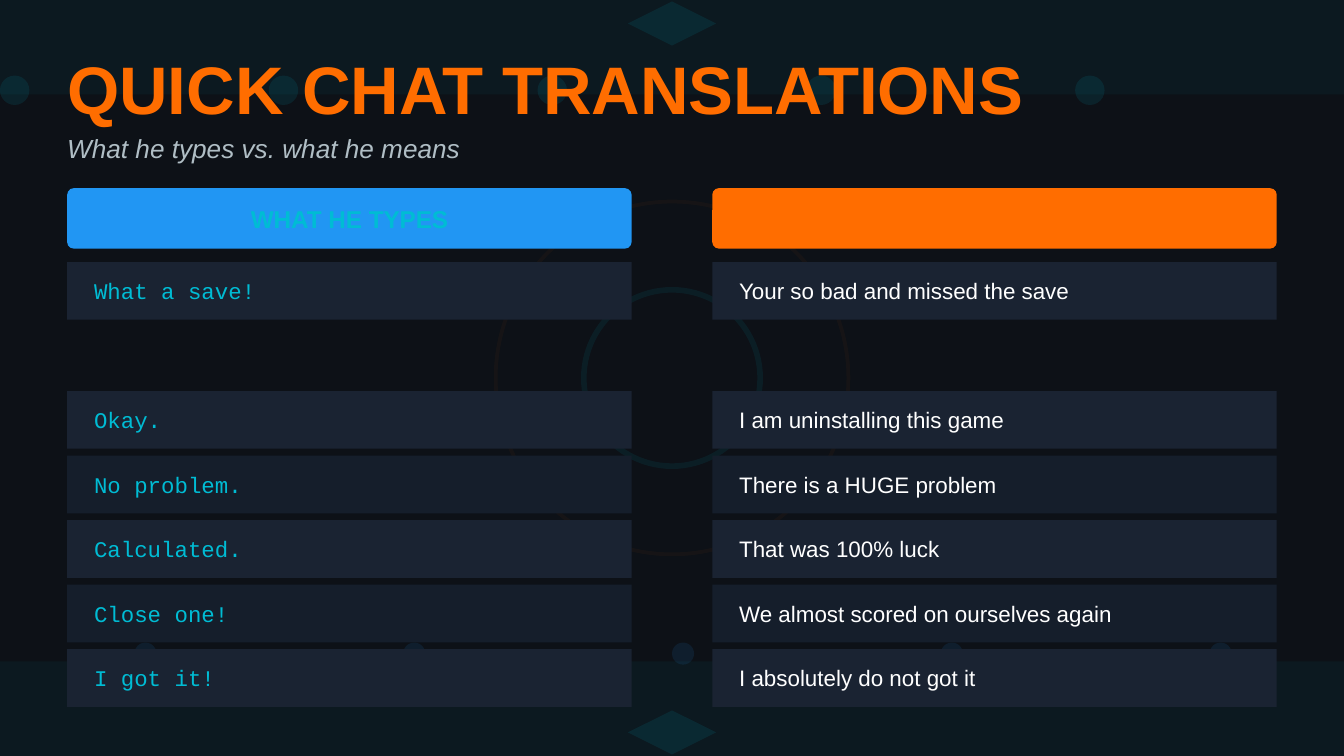
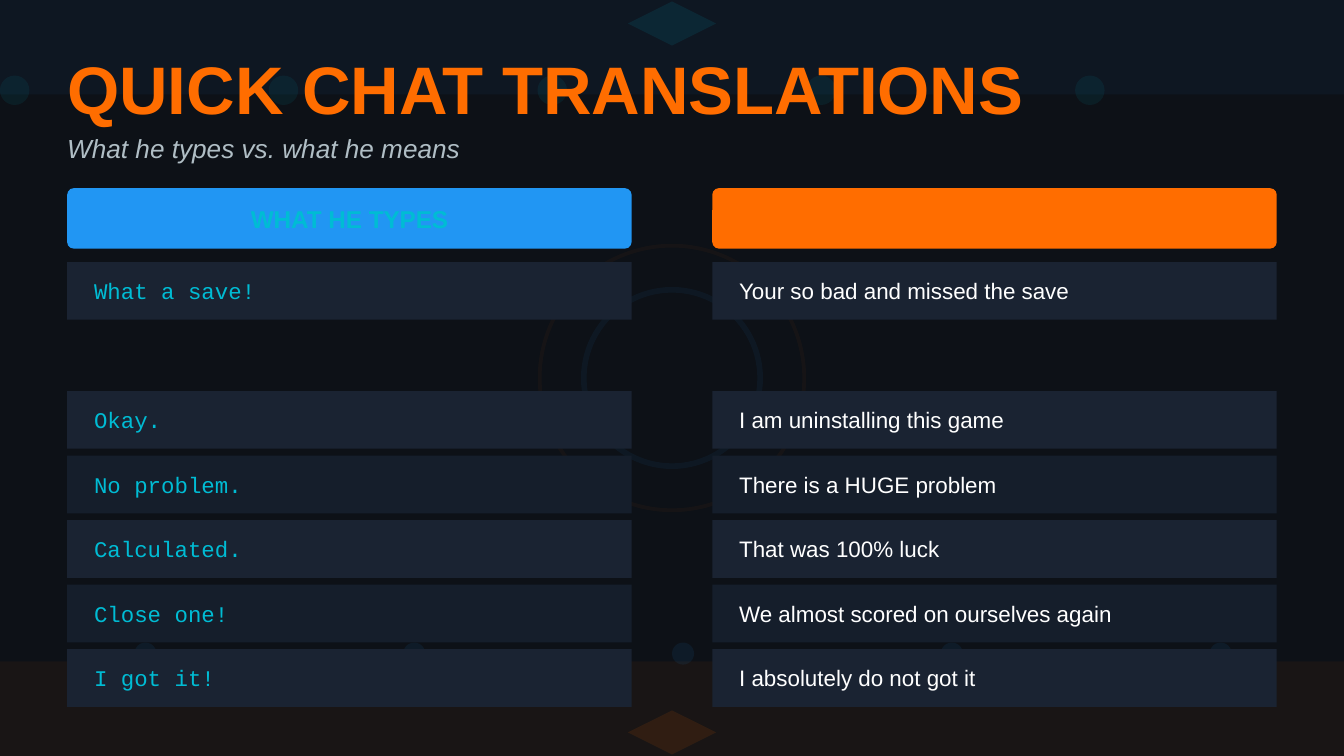
Before and after one commit to coenheinrich-beep/landscape-site-1, a slide deck: slide 5 of rl_bachelor_extra.pptx. Drawn at 1344x756 pixels with LibreOffice and Linux fonts; fonts in the diff are those of the drawing. Boxes give left, top, right and bottom in pixels: in the first picture for what was removed or moved away, otherwise in the second. Text is boxed around its words. In the diff, an @@ line names an element or a change of style, - is before the commit and + after.

```diff
--- a/rl_bachelor_extra.pptx
+++ b/rl_bachelor_extra.pptx
@@ ellipse at bbox=[672, 642, 694, 664]: fill #2196F3 at 10% opacity to #2196F3 at 8% opacity @@
@@ rectangle at bbox=[0, 661, 1344, 755]: fill #00BCD4 at 5% opacity to #FF6D00 at 5% opacity @@
@@ diamond at bbox=[628, 711, 716, 755]: fill #00BCD4 at 10% opacity to #FF6D00 at 10% opacity @@
```
Also in this commit, not shown: 8 other slides changed, 1 other file.
